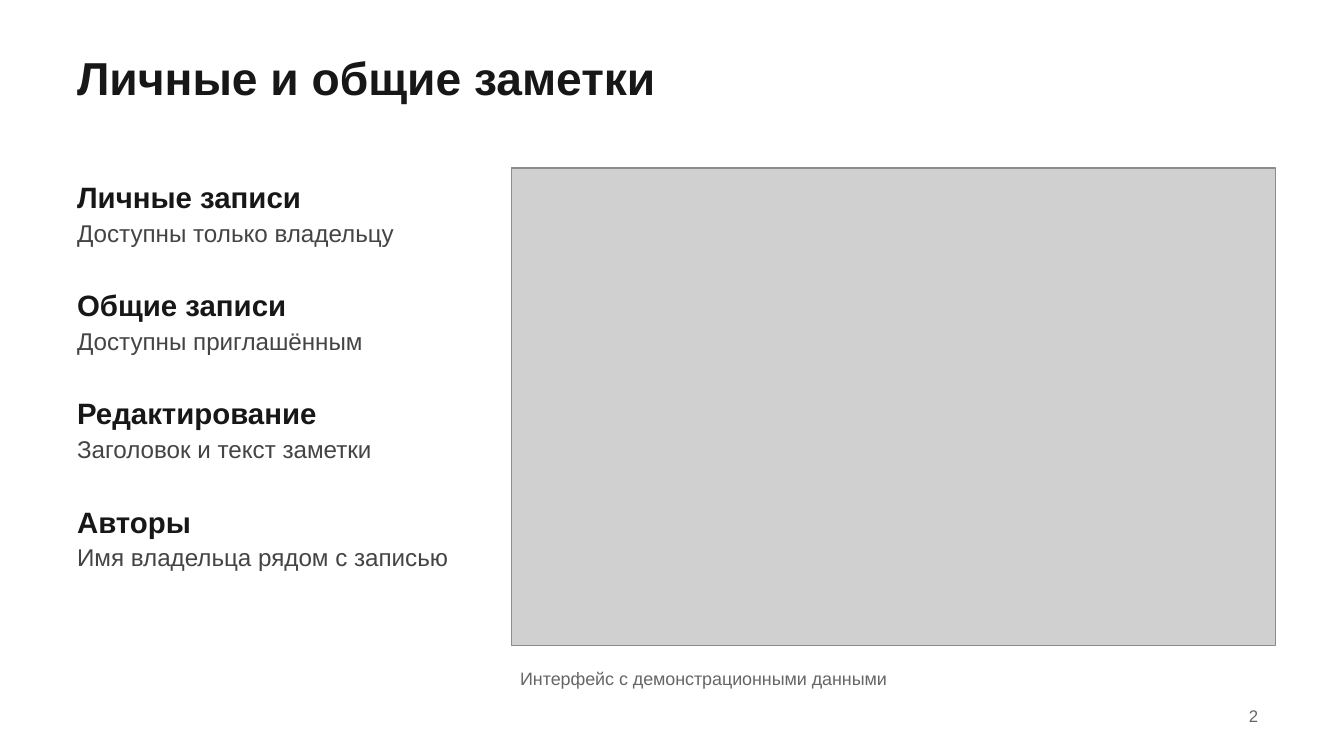
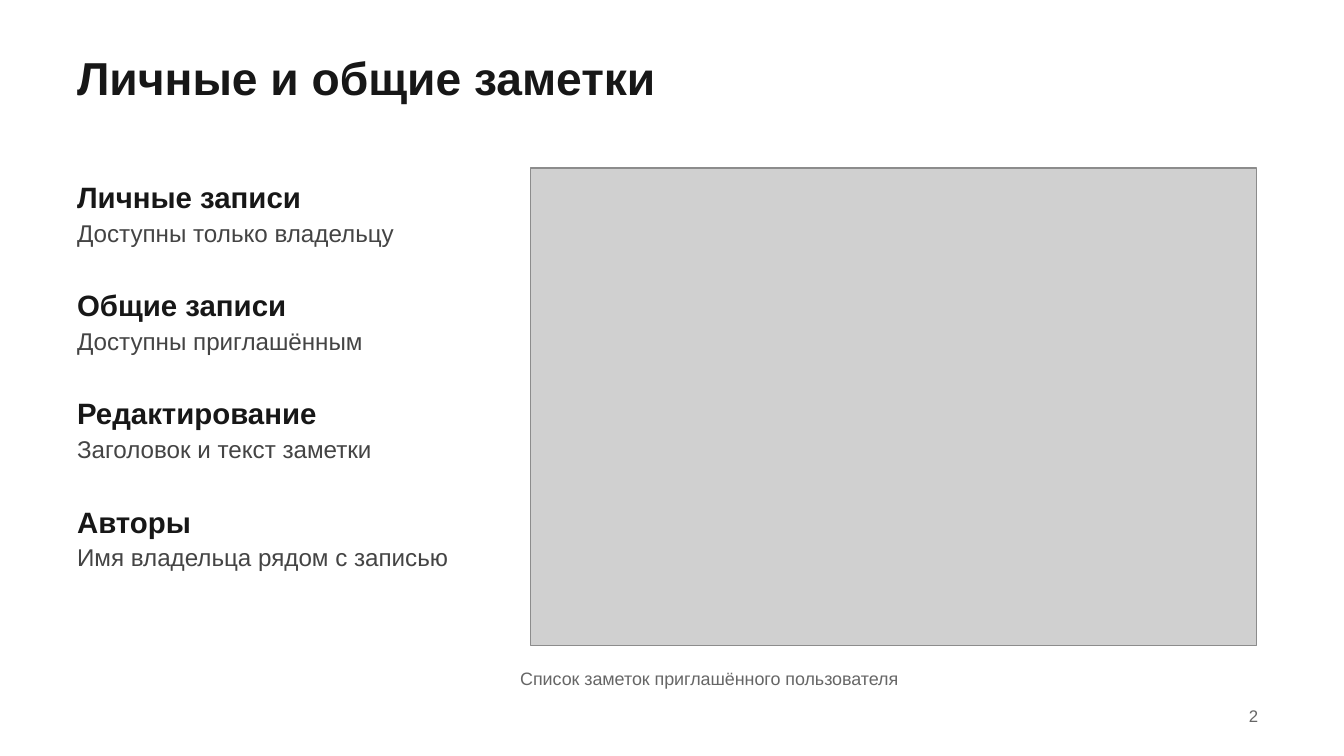
Before and after one commit to NE4EL/Smart-notes, a slide deck: slide 2 of output/presentations/Smart_Notes_Project_Shared_Notes_v2.pptx. Drawn at 1344x756 pixels with LibreOffice and Linux fonts; fonts in the diff are those of the drawing; grey boxes stand for pictures. Boxes give left, top, right and bottom in pixels: in the first picture for what was removed or moved away, otherwise in the second. Text is boxed around its words. In the diff, an @@ line names an element or a change of style, - is before the commit and + after.

Commit message:
D: refresh presentation with live sharing screenshots

```diff
--- a/output/presentations/Smart_Notes_Project_Shared_Notes_v2.pptx
+++ b/output/presentations/Smart_Notes_Project_Shared_Notes_v2.pptx
@@ picture: place and size @@
-picture at [511, 168, 1275, 646]
+picture at [531, 168, 1257, 646]
@@ text at [520, 672, 898, 689]: text changed @@
-Интерфейс с демонстрационными данными
+Список заметок приглашённого пользователя
```
Also in this commit, not shown: 1 other slide changed, 1 slide added, 1 slide removed.
